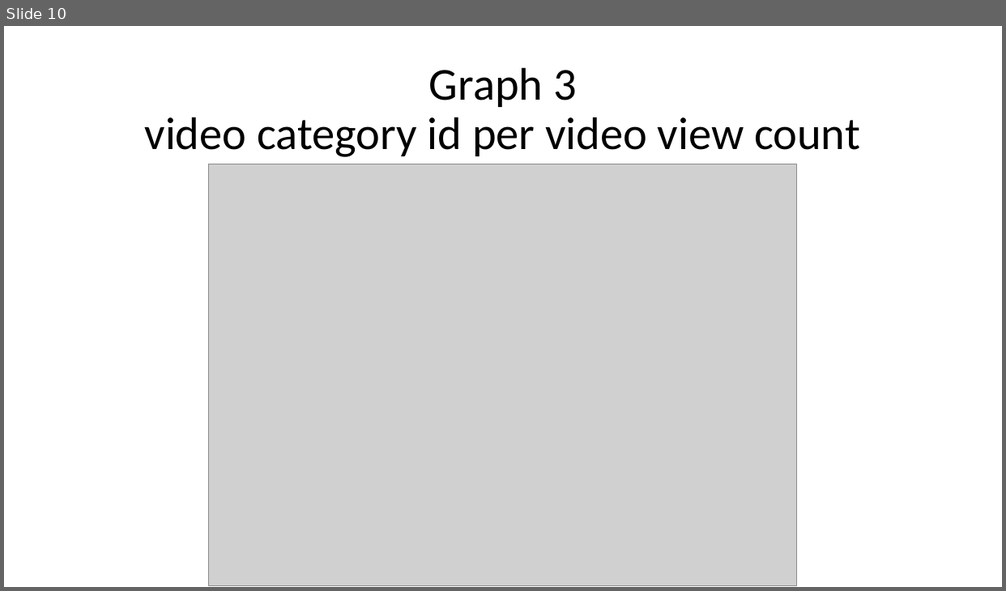
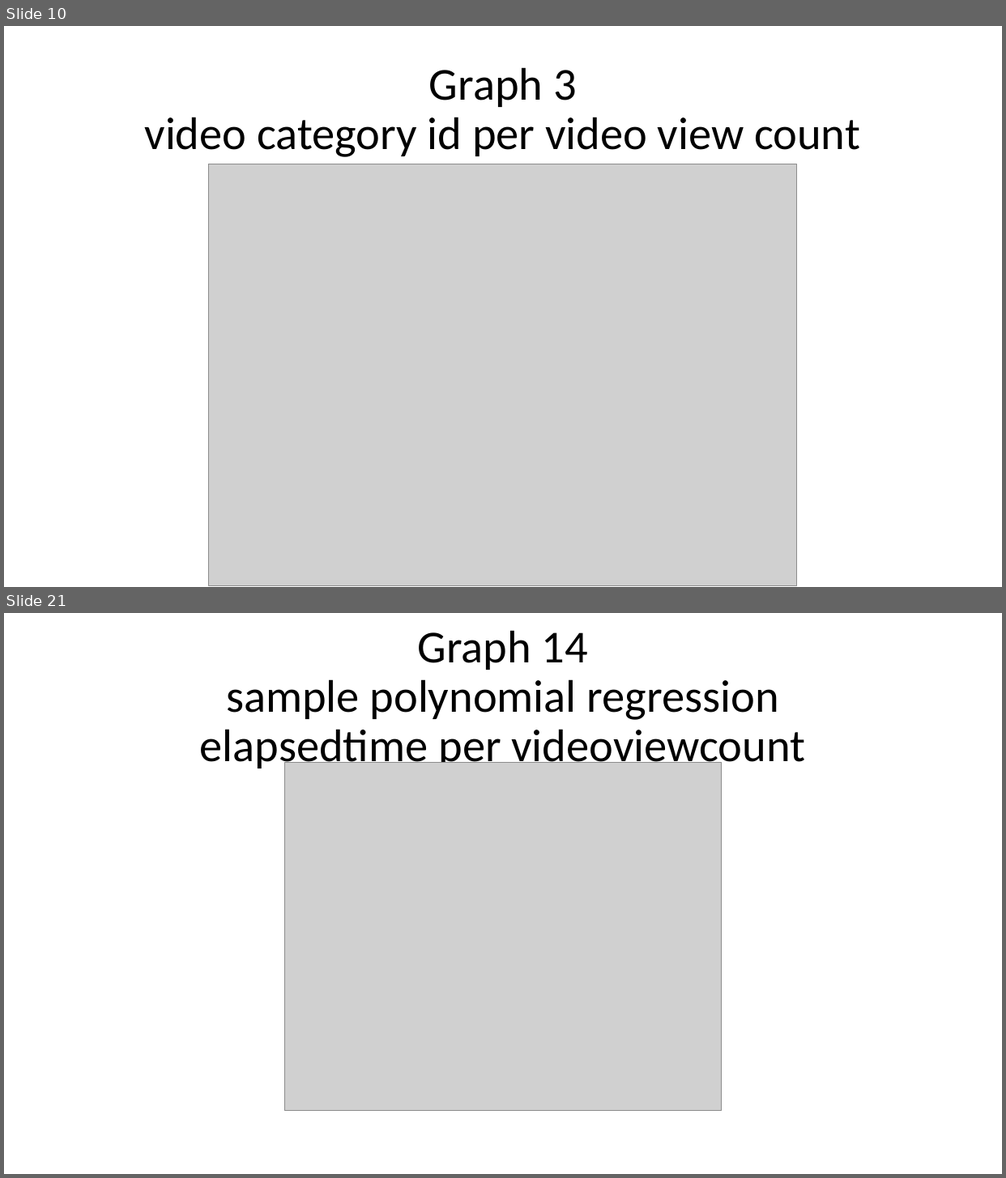
Before and after one commit to YonatanShoham/YouTube-dataset-analysis, a slide deck: YouTube dataset analysis presentation.pptx. Shown one above the other, each under a label of ours: slide 10 before the commit, slides 10 and 21 after it; the slides between them are not shown. The pictures are 1006x591 and 1006x1178 pixels, drawn with LibreOffice and Linux fonts; fonts in the diff are those of the drawing; grey boxes stand for pictures; background and template pictures are left out. Boxes give left, top, right and bottom in pixels: in the first picture for what was removed or moved away, otherwise in the second. Text is boxed around its words. In the diff, an @@ line names an element or a change of style, - is before the commit and + after.

```diff
--- a/YouTube dataset analysis presentation.pptx
+++ b/YouTube dataset analysis presentation.pptx
@@ slide 21 added at [4, 613, 1002, 1174], background picture (left out) @@
@@ title added at [200, 630, 805, 772], 44 pt, text #000000 @@
+Graph 14
+sample polynomial regression
+elapsedtime per videoviewcount
@@ picture added at [285, 763, 722, 1111] @@
```
Also in this commit, not shown: 9 slides changed, 1 other slide added, 1 other file.
